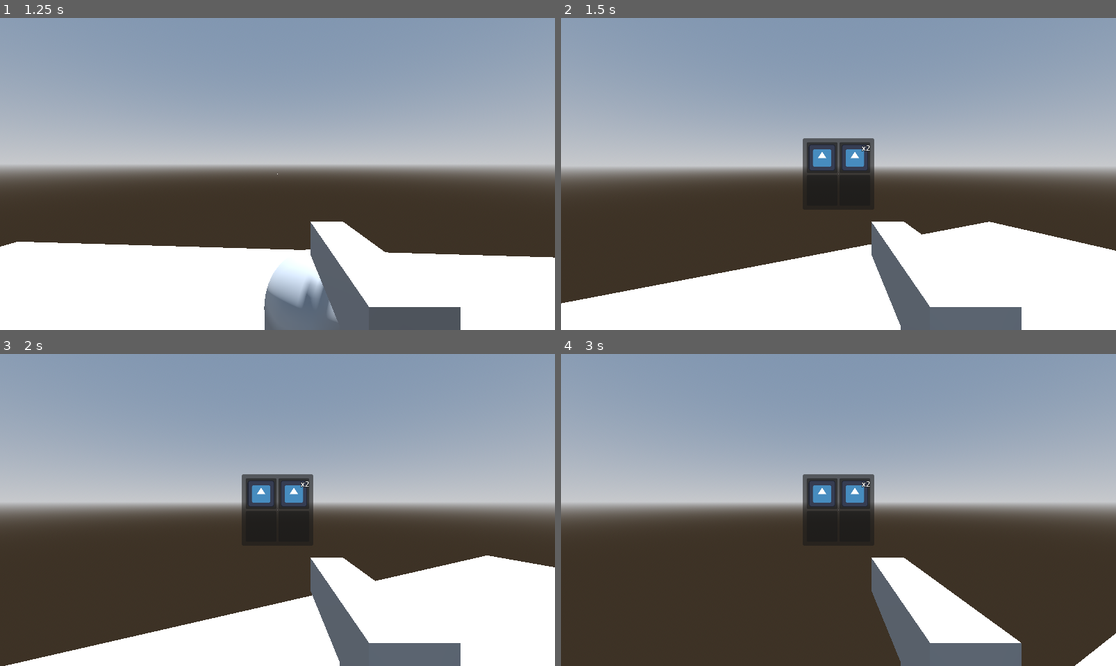
Above: before the commit, frames 1-4 (two rows, left to right).
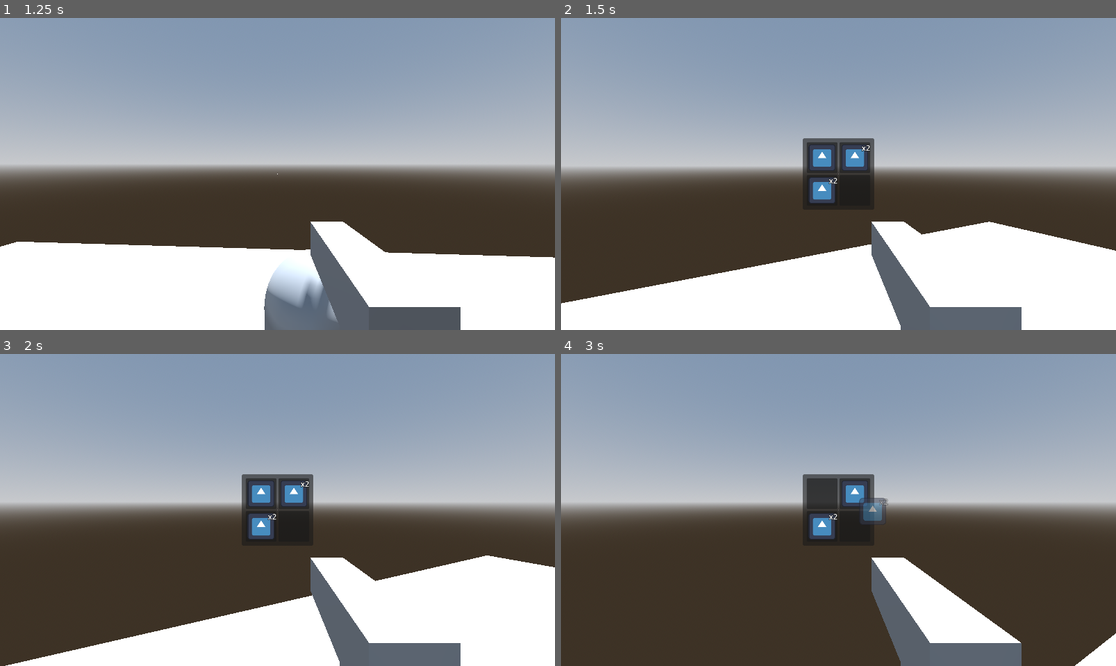
Above: after the commit, the same moments.

Repository: jevonsp/boomer-shooter
Game: Godot game, scene res://main/main.tscn
Two runs of this game, one before a commit and one after it. Both use one fixed random seed, a clock stepped at 60 frames per second and the inputs below. The engine's default icon, where the game draws it, is replaced by a stand-in: a white triangle on a blue panel in a dark square.
Inputs (mouse positions are in pixels of both pictures, inside the frame that each line leads up to):
- Up to frame 1 (1.25 s): tap Enter at 0.5 s; move the mouse to (271, 180) at 0.52 s; hold W from 0.53 s (still down); tap E at 0.6 s; click (271, 180) at 0.67 s; tap Space at 0.77 s
- Up to frame 2 (1.5 s): keep holding W; move the mouse to (877, 177) at 1.27 s; tap Tab at 1.35 s; click (877, 177) at 1.42 s
- Up to frame 3 (2 s): keep holding W; tap Space at 1.52 s
- Up to frame 4 (3 s): move the mouse to (821, 494) at 2.02 s; release W at 2.03 s; hold A from 2.03 s (still down); tap Shift at 2.1 s; click (821, 494) at 2.17 s; move the mouse to (855, 494) at 2.77 s; tap Ctrl at 2.85 s; click (855, 494) at 2.92 s

Frame 1 is identical in both runs. In frame 2, 0.4% of the frame differs, in the area x 44-50%, y 51-60%; in frame 3, 0.4%; in frame 4, 1.0%, in the area x 44-59%, y 40-60%.

Commit message:
Slot Swapping and Item Stacking

Diff:
--- a/inventory/InventoryData.gd
+++ b/inventory/InventoryData.gd
@@ -1,3 +1,29 @@
 extends Resource
 class_name InventoryData
+signal inventory_updated(inventory_data: InventoryData)
+signal inventory_interact(inventory_data: InventoryData, index: int, button: int)
 @export var slot_datas: Array[SlotData]
+
+func _on_slot_clicked(index: int, button: int) -> void:
+	inventory_interact.emit(self, index, button)
+
+func grab_slot_data(index: int) -> SlotData:
+	var slot_data = slot_datas[index]
+	if slot_data:
+		slot_datas[index] = null
+		inventory_updated.emit(self)
+		return slot_data
+	else:
+		return null
+
+func drop_slot_data(grabbed_slot_data: SlotData, index: int) -> SlotData:
+	var slot_data = slot_datas[index]
+
+	var return_slot_data: SlotData
+	if slot_data and slot_data.can_fully_merge_with(grabbed_slot_data):
+		slot_data.fully_merge_with(grabbed_slot_data)
+	else:
+		slot_datas[index] = grabbed_slot_data
+		return_slot_data = slot_data
+	inventory_updated.emit(self)
+	return return_slot_data
--- a/inventory/TestInv.tres
+++ b/inventory/TestInv.tres
@@ -16,7 +16,13 @@
 quantity = 2
 metadata/_custom_type_script = "uid://ucu2pnv7c5go"
 
+[sub_resource type="Resource" id="Resource_07wpc"]
+script = ExtResource("2_ktglu")
+item_data = ExtResource("4_07wpc")
+quantity = 2
+metadata/_custom_type_script = "uid://ucu2pnv7c5go"
+
 [resource]
 script = ExtResource("1_2e78x")
-slot_datas = Array[ExtResource("2_ktglu")]([SubResource("Resource_bdno3"), SubResource("Resource_bbr7l"), null, null])
+slot_datas = Array[ExtResource("2_ktglu")]([SubResource("Resource_bdno3"), SubResource("Resource_bbr7l"), SubResource("Resource_07wpc"), null])
 metadata/_custom_type_script = "uid://c016vp1fy7qnm"
--- a/inventory/inventory.gd
+++ b/inventory/inventory.gd
@@ -3,6 +3,7 @@
 @onready var item_grid: GridContainer = $MarginContainer/ItemGrid
 
 func set_inventory_data(inventory_data: InventoryData) -> void:
+	inventory_data.inventory_updated.connect(populate_item_grid)
 	populate_item_grid(inventory_data)
 
 func populate_item_grid(inventory_data: InventoryData) -> void:
@@ -13,5 +14,7 @@
 		var slot = SLOT.instantiate()
 		item_grid.add_child(slot)
 
+		slot.slot_clicked.connect(inventory_data._on_slot_clicked)
+
 		if slot_data:
 			slot.set_slot_data(slot_data)
--- a/inventory/inventory_interface.gd
+++ b/inventory/inventory_interface.gd
@@ -1,5 +1,30 @@
 extends Control
+var grabbed_slot_data: SlotData
 @onready var player_inventory: PanelContainer = $PlayerInventory
+@onready var grabbed_slot: PanelContainer = $GrabbedSlot
+
+func _physics_process(delta: float) -> void:
+	if grabbed_slot.visible:
+		grabbed_slot.global_position = get_global_mouse_position() + Vector2(5, 5)
 
 func set_player_inventory(inventory_data: InventoryData) -> void:
+	inventory_data.inventory_interact.connect(on_inventory_interact)
 	player_inventory.set_inventory_data(inventory_data)
+
+func on_inventory_interact(inventory_data: InventoryData, index: int, button: int) -> void:
+	print("%s %s %s" % [inventory_data, index, button])
+
+	match [grabbed_slot_data, button]:
+		[null, MOUSE_BUTTON_LEFT]:
+			grabbed_slot_data = inventory_data.grab_slot_data(index)
+		[_, MOUSE_BUTTON_LEFT]:
+			grabbed_slot_data = inventory_data.drop_slot_data(grabbed_slot_data, index)
+	update_grabbed_slot()
+
+func update_grabbed_slot() -> void:
+	if grabbed_slot_data:
+		grabbed_slot.show()
+		grabbed_slot.set_slot_data(grabbed_slot_data)
+	else:
+		grabbed_slot.set_slot_data(null)
+		grabbed_slot.hide()
--- a/inventory/slot/SlotData.gd
+++ b/inventory/slot/SlotData.gd
@@ -8,3 +8,11 @@
 		if quantity > 1 and not item_data.can_stack:
 			push_error("ERROR: %s cannot stack, setting to 1" % [item_data.name])
 			quantity = 1
+
+func can_fully_merge_with(other_slot_data: SlotData) -> bool:
+	return item_data == other_slot_data.item_data \
+			and item_data.can_stack \
+			and quantity + other_slot_data.quantity < MAX_STACK_SIZE
+
+func fully_merge_with(other_slot_data: SlotData) -> void:
+	quantity += other_slot_data.quantity
--- a/main/main.tscn
+++ b/main/main.tscn
@@ -1,10 +1,11 @@
-[gd_scene load_steps=12 format=3 uid="uid://ccm6v0lbtkr0p"]
+[gd_scene load_steps=13 format=3 uid="uid://ccm6v0lbtkr0p"]
 
 [ext_resource type="PackedScene" uid="uid://dnyec73hvubwn" path="res://player/player.tscn" id="1_53q0u"]
 [ext_resource type="Script" uid="uid://cf47jb4ar4xaj" path="res://main/main.gd" id="1_xwkvk"]
 [ext_resource type="Script" uid="uid://b5g7s2xbaj10q" path="res://inventory/inventory_interface.gd" id="2_3wy1v"]
 [ext_resource type="PackedScene" uid="uid://cw6w3voc584ml" path="res://enemies/enemy.tscn" id="2_pjrb6"]
 [ext_resource type="PackedScene" uid="uid://bpchbhs1f1cfs" path="res://inventory/inventory.tscn" id="3_kfbq2"]
+[ext_resource type="PackedScene" uid="uid://b4bhhbupq5wps" path="res://inventory/slot/slot.tscn" id="4_4dugh"]
 [ext_resource type="Resource" uid="uid://rehdkfow4rw2" path="res://inventory/TestInv.tres" id="5_kfbq2"]
 
 [sub_resource type="ProceduralSkyMaterial" id="ProceduralSkyMaterial_xwkvk"]
@@ -59,6 +60,12 @@
 grow_horizontal = 2
 grow_vertical = 2
 
+[node name="GrabbedSlot" parent="UI/InventoryInterface" instance=ExtResource("4_4dugh")]
+visible = false
+modulate = Color(1, 1, 1, 0.49803922)
+self_modulate = Color(1, 1, 1, 0)
+layout_mode = 0
+
 [node name="MeshInstance3D" type="MeshInstance3D" parent="."]
 mesh = SubResource("BoxMesh_53q0u")
 
Not shown: 1 places in inventory/TestInv.tres that only renumber resources
